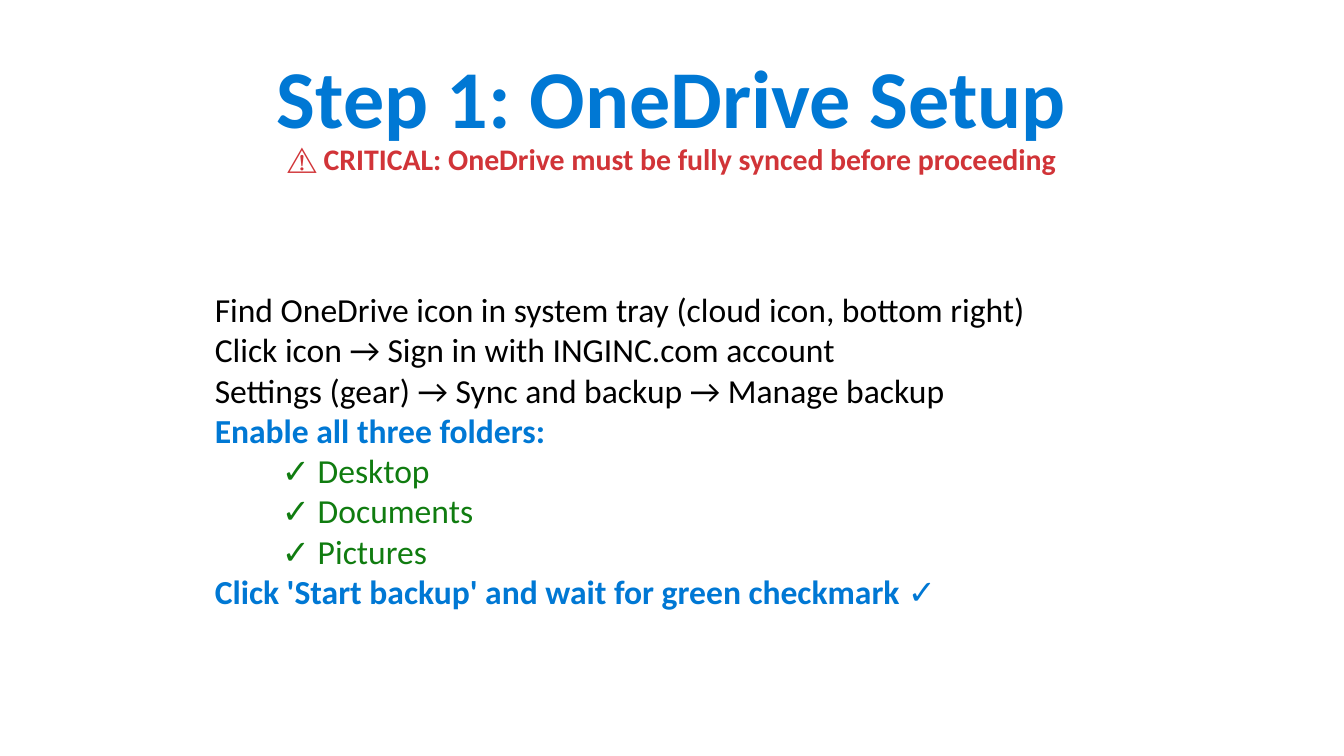
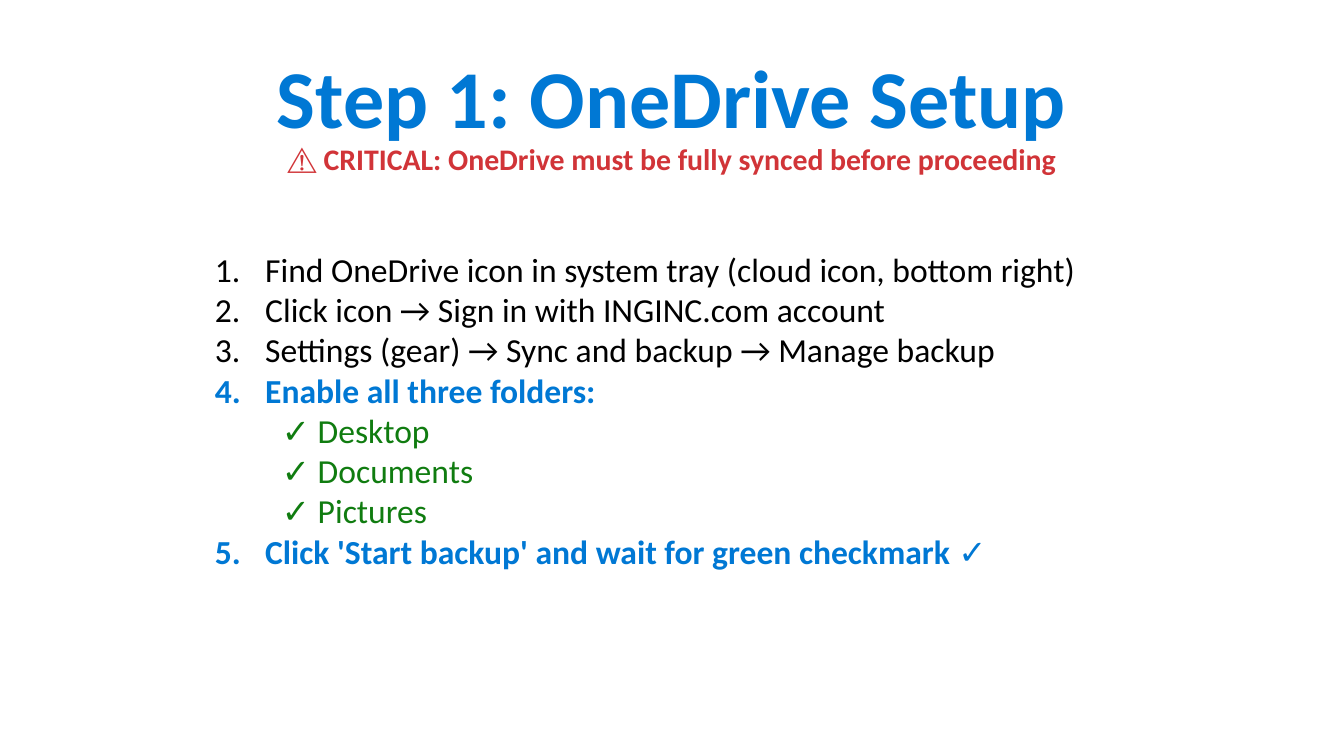
Before and after one commit to ipsghonline/tmp, a slide deck: slide 3 of presentation/Phase1-Backup-Guide.pptx. Drawn at 1344x756 pixels with LibreOffice and Linux fonts; fonts in the diff are those of the drawing. Boxes give left, top, right and bottom in pixels: in the first picture for what was removed or moved away, otherwise in the second. Text is boxed around its words. In the diff, an @@ line names an element or a change of style, - is before the commit and + after.

```diff
--- a/presentation/Phase1-Backup-Guide.pptx
+++ b/presentation/Phase1-Backup-Guide.pptx
@@ text at (265,257,1075,570): bullet none to 1. @@
```
Also in this commit, not shown: 7 other slides changed, 1 slide added, 2 slides removed.
